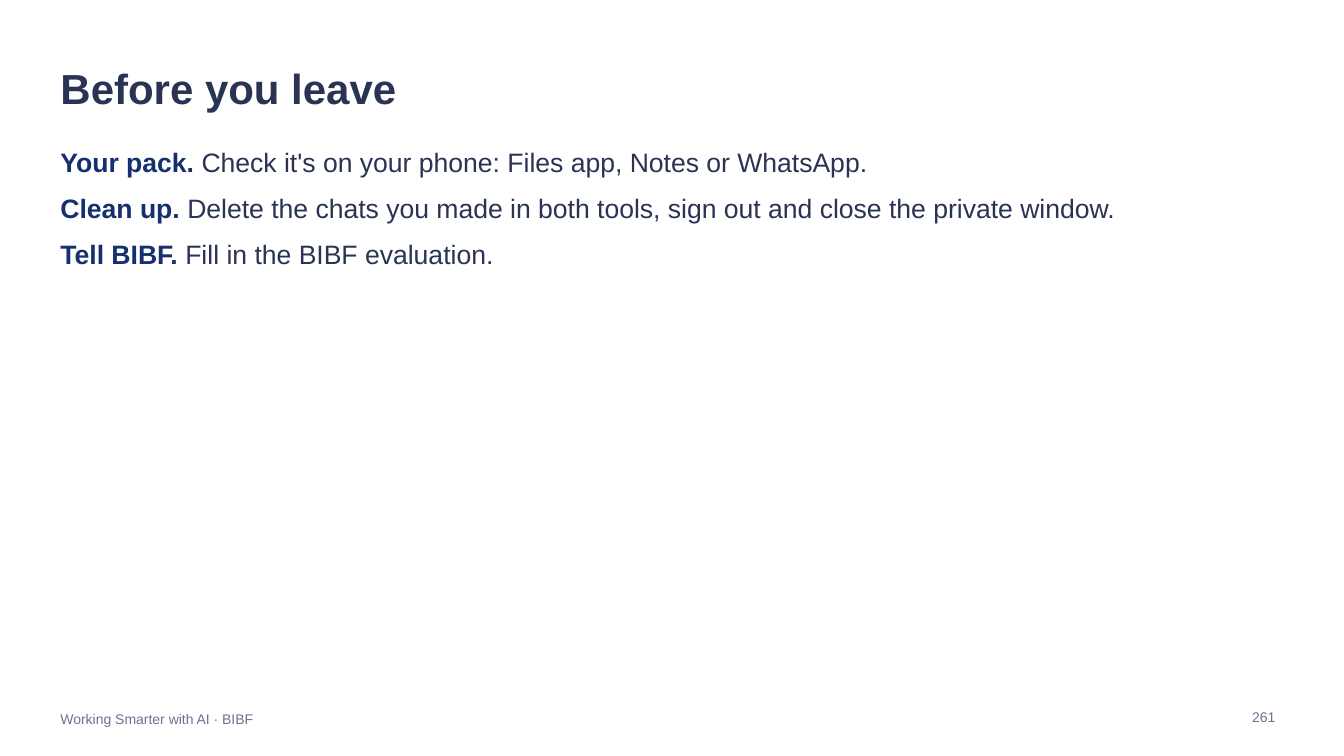
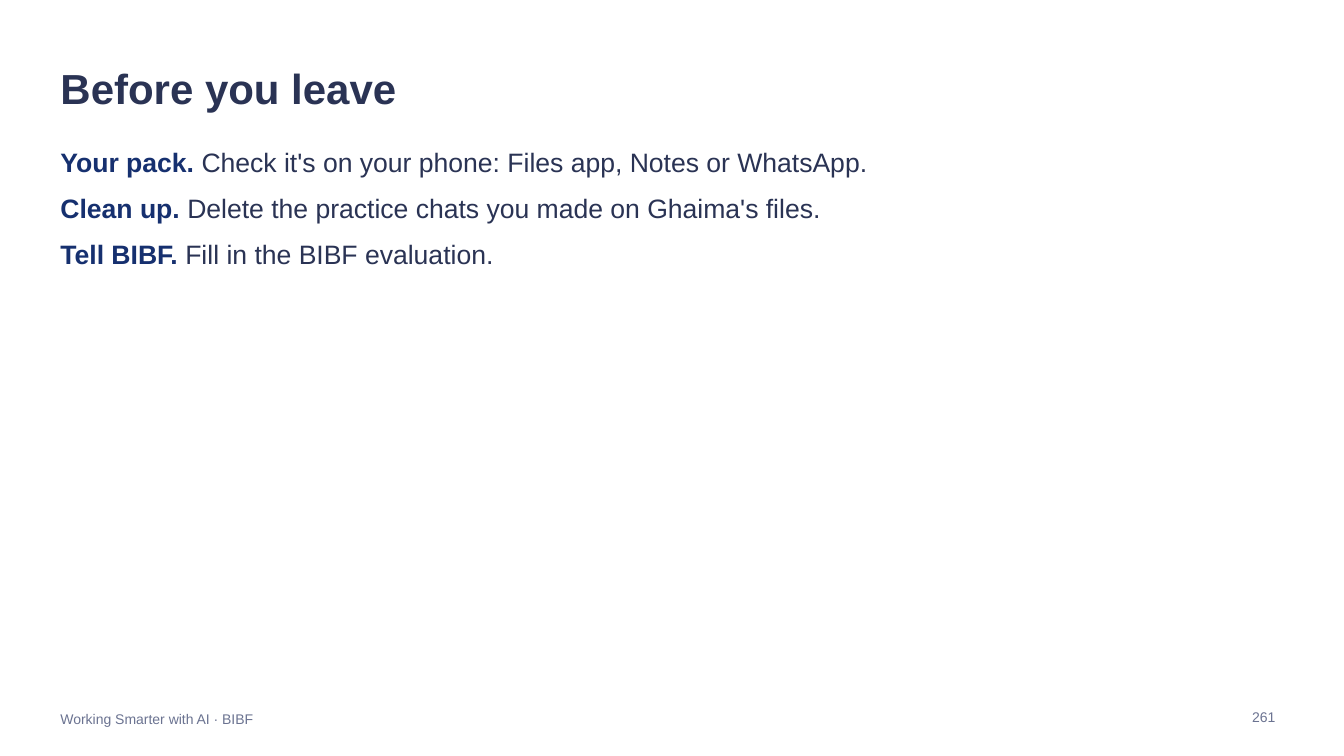
Before and after one commit to Iced377/bibf-arla, a slide deck: slide 261 of outputs/BIBF-Arla-Facilitator.pptx. Drawn at 1344x756 pixels with LibreOffice and Linux fonts; fonts in the diff are those of the drawing. Boxes give left, top, right and bottom in pixels: in the first picture for what was removed or moved away, otherwise in the second. Text is boxed around its words. In the diff, an @@ line names an element or a change of style, - is before the commit and + after.

```diff
--- a/outputs/BIBF-Arla-Facilitator.pptx
+++ b/outputs/BIBF-Arla-Facilitator.pptx
@@ text at (60, 198, 821, 224): text changed @@
-• Clean up. Delete the chats you made in both tools, sign out and close the private window.
+• Clean up. Delete the practice chats you made on Ghaima's files.
```
Also in this commit, not shown: 3 other slides changed, 6 other files.
